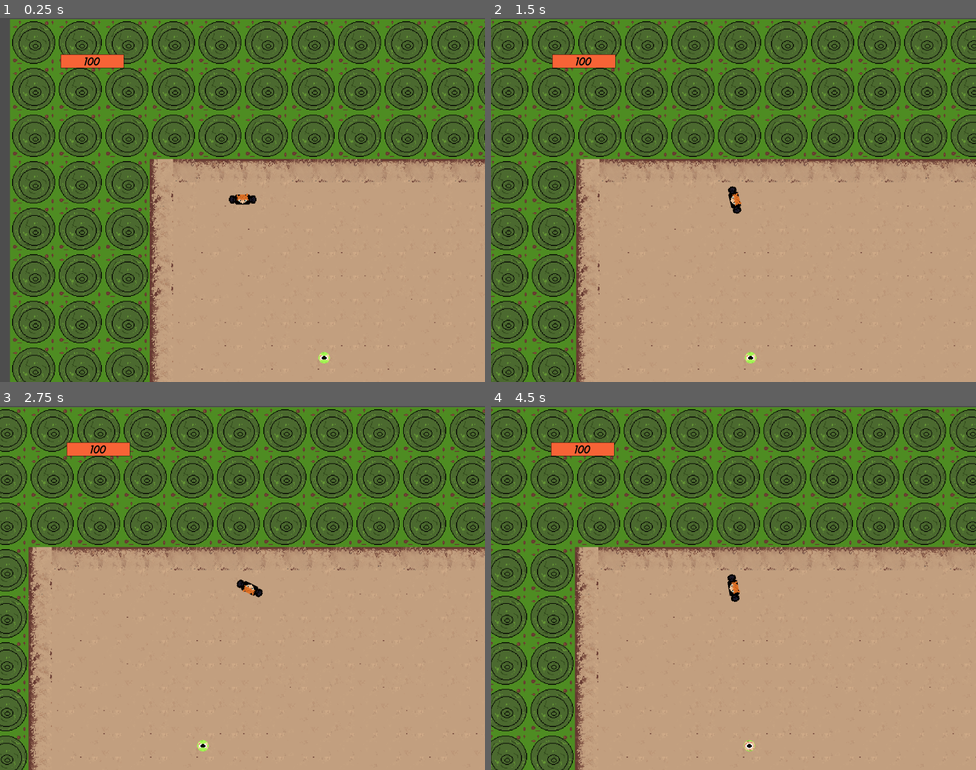
Above: before the commit, frames 1-4 (two rows, left to right).
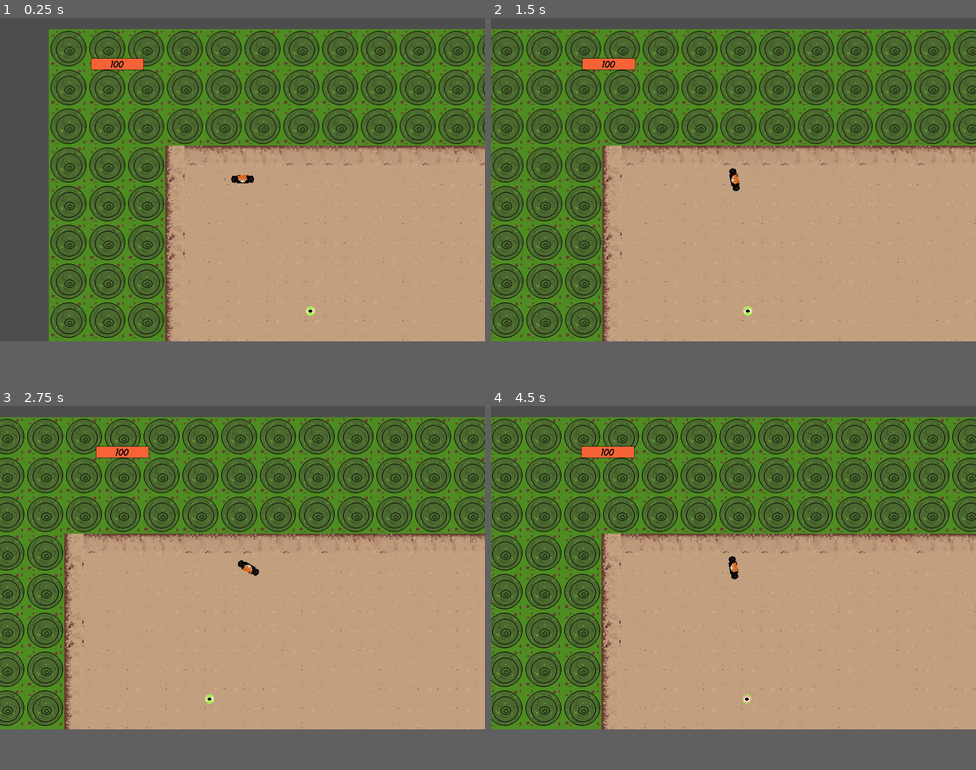
Above: after the commit, the same moments.

Repository: Hanover-CS/HC24-Max-Bowe-Senior-Project
Game: Godot game, scene res://Scenes/fight_scene.tscn
Two runs of this game, one before a commit and one after it. Both use one fixed random seed, a clock stepped at 60 frames per second and the inputs below. This scene is started directly instead of the project's main scene.
Inputs (mouse positions are in pixels of both pictures, inside the frame that each line leads up to):
- Up to frame 1 (0.25 s): no input
- Up to frame 2 (1.5 s): tap Enter at 0.5 s; move the mouse to (840, 181) at 0.52 s; hold D (right) 0.53-1.25 s; click (840, 181) at 0.6 s; drag from (636, 218) to (762, 203) at 1.27 s
- Up to frame 3 (2.75 s): move the mouse to (291, 507) at 2.02 s; hold D (right) from 2.03 s (still down); tap Alt at 2.1 s
- Up to frame 4 (4.5 s): release D (right) at 2.75 s; drag from (709, 660) to (743, 588) at 2.77 s; move the mouse to (879, 642) at 3.52 s; hold A (left) 3.53-4.25 s; click (879, 642) at 3.6 s; drag from (588, 533) to (743, 744) at 4.27 s
In our replay, the window is 800x600 before the commit and 800x533 after it. These sizes can differ from the game's own. Grey fills any space a smaller window leaves; there, only what the larger window draws over its background counts as a difference.

The runs differ from the first frame. In frame 1, 42% of the frame differs, in the area x 0-100%, y 0-100%; in frame 2, 35%; in frame 3, 31%; in frame 4, 35%.

Commit message:
resized viewport and balanced some player and enemy stats

Diff:
--- a/project/Characters/Enemy/boss.gd
+++ b/project/Characters/Enemy/boss.gd
@@ -1,6 +1,6 @@
 extends CharacterBody2D
 
-var health = 100
+var health = 250
 var animations
 var sees_player = false
 var player
--- a/project/Characters/Enemy/enemy_eye.gd
+++ b/project/Characters/Enemy/enemy_eye.gd
@@ -1,6 +1,6 @@
 extends CharacterBody2D
 
-var health = 100
+var health : int = 50
 var can_take_damage = true
 var player_in_range = false
 var player_damage : int
--- a/project/Characters/Player/player.gd
+++ b/project/Characters/Player/player.gd
@@ -121,7 +121,7 @@
 	global.player_attacking = false
 	laser_sound_active = false
 
-# both of the following functions start attack cooldown timers
+# both of the following functions start attack cooldown timers for the enemies and player respectively
 func createEnemyTimer():
 	enemyAttackCooldown = Timer.new()
 	enemyAttackCooldown.wait_time = 0.85
@@ -134,5 +134,7 @@
 	add_child(playerAttackCooldown)
 	playerAttackCooldown.timeout.connect(_on_player_attack_cooldown_timeout)
 
+# closes the game when the death timer ends
+
 func _on_death_timer_timeout():
 	custom_scene_manager.quitGame()
--- a/project/Scenes/fight_scene.gd
+++ b/project/Scenes/fight_scene.gd
@@ -10,9 +10,10 @@
 
 var eye_enemy = load('res://Characters/Enemy/enemy_eye.tscn')
 
+# spawns enemies at scene load and randomizes the number of enemies spawned
+
 func _ready():
 	num_enemies = randi_range(2,5)
-	print(num_enemies)
 	spawn_enemies()
 
 func _process(delta):
--- a/project/Scenes/tile_selector.tscn
+++ b/project/Scenes/tile_selector.tscn
@@ -9,25 +9,13 @@
 layout_mode = 3
 anchor_right = 2.0
 anchor_bottom = 2.0
-offset_right = -2000.0
-offset_bottom = -1500.0
+offset_left = -0.999999
+offset_top = 5.0
+offset_right = -2001.0
+offset_bottom = -1495.0
 grow_horizontal = 2
 grow_vertical = 2
-
-[node name="CenterContainer" type="CenterContainer" parent="."]
-layout_mode = 1
-anchors_preset = -1
-anchor_right = 1.0
-anchor_bottom = 0.978
-offset_right = -985.0
-offset_bottom = -711.0
-scale = Vector2(2, 2)
-
-[node name="Tiles" type="GridContainer" parent="CenterContainer"]
-layout_mode = 2
-theme_override_constants/h_separation = 10
-columns = 4
-script = ExtResource("1_4w7cp")
+scale = Vector2(1.19, 1.19)
 
 [node name="Button" type="Button" parent="."]
 layout_mode = 0
@@ -58,4 +46,15 @@
 mouse_filter = 2
 texture = ExtResource("3_d0od6")
 
-[connection signal="pressed" from="Button" to="CenterContainer/Tiles" method="_on_button_pressed"]
+[node name="Tiles" type="GridContainer" parent="."]
+layout_mode = 2
+offset_left = 648.0
+offset_top = 539.0
+offset_right = 648.0
+offset_bottom = 539.0
+scale = Vector2(2.5, 2.5)
+theme_override_constants/h_separation = 10
+columns = 4
+script = ExtResource("1_4w7cp")
+
+[connection signal="pressed" from="Button" to="Tiles" method="_on_button_pressed"]
--- a/project/project.godot
+++ b/project/project.godot
@@ -22,8 +22,9 @@
 
 [display]
 
-window/size/viewport_width=2000
-window/size/viewport_height=1500
+window/size/viewport_width=2400
+window/size/viewport_height=1800
+window/size/resizable=false
 mouse_cursor/custom_image="res://graphics/cursor.png"
 
 [editor_plugins]
